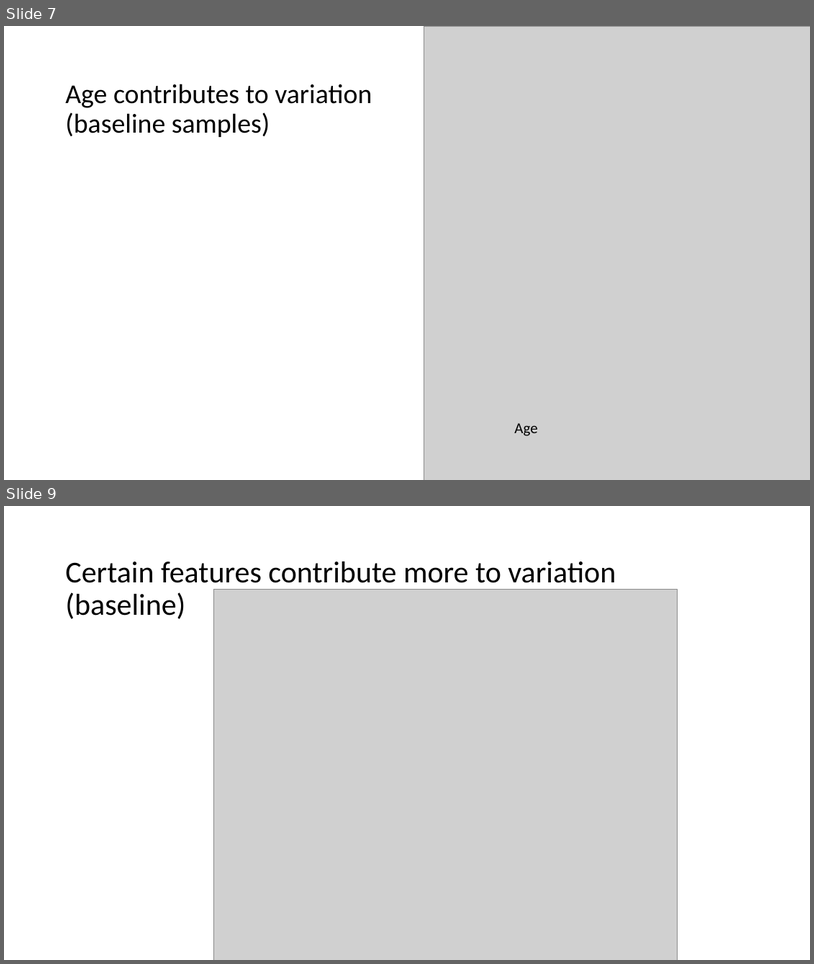
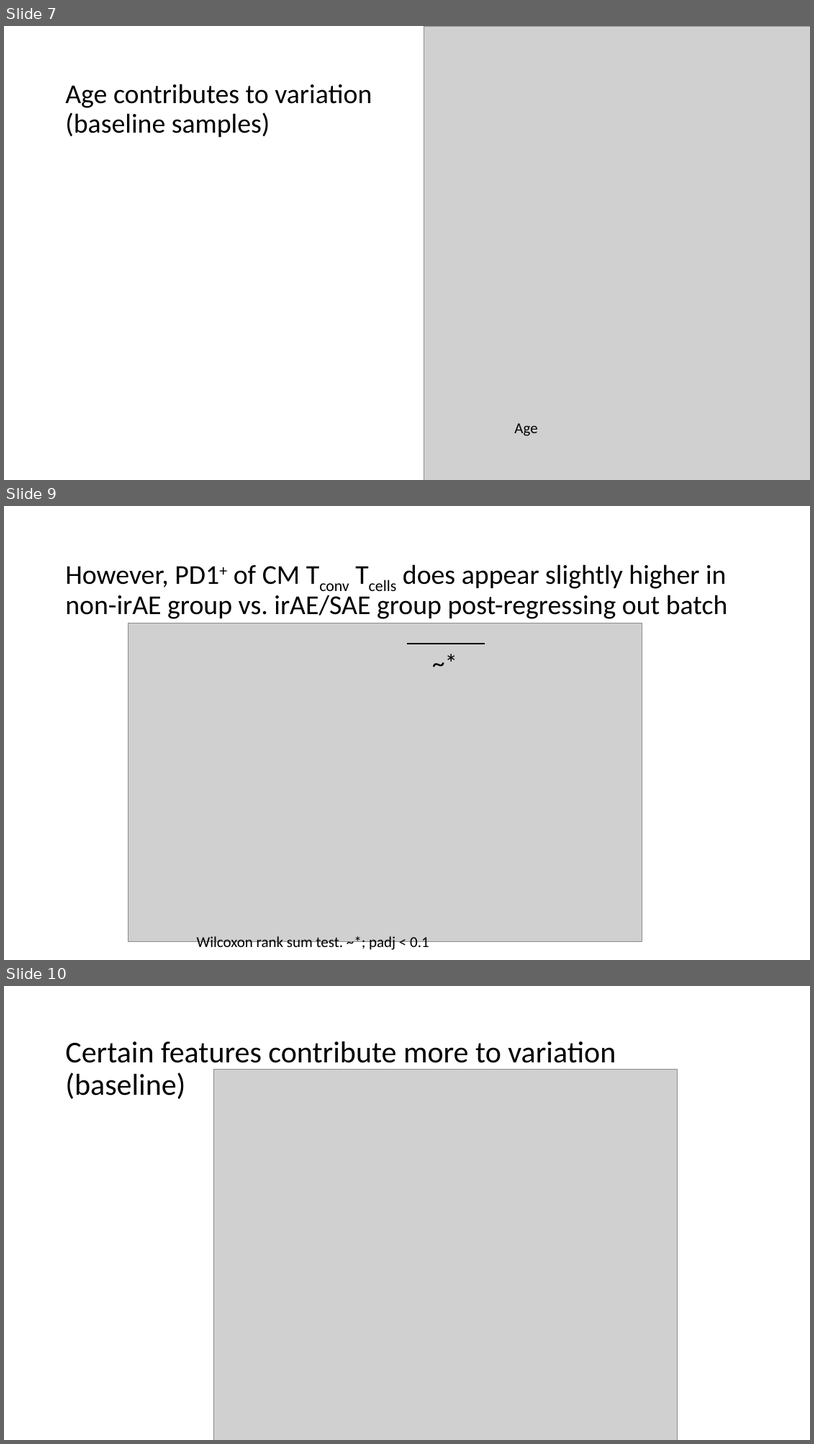
Before and after one commit to tybottorff/bottorffdocs, a slide deck: presentations/NCI_talks/2024_10_23.pptx. Shown one above the other, each under a label of ours: slides 7 and 9 before the commit, slides 7, 9 and 10 after it; the slides between them are not shown. The pictures are 814x964 and 814x1444 pixels, drawn with LibreOffice and Linux fonts; fonts in the diff are those of the drawing; grey boxes stand for pictures. Boxes give left, top, right and bottom in pixels: in the first picture for what was removed or moved away, otherwise in the second. Text is boxed around its words. In the diff, an @@ line names an element or a change of style, - is before the commit and + after.

```diff
--- a/presentations/NCI_talks/2024_10_23.pptx
+++ b/presentations/NCI_talks/2024_10_23.pptx
@@ slide 9 added at [4, 506, 810, 960], background #FFFFFF @@
@@ title added at [65, 564, 728, 619], 32.4 pt, text #000000 @@
+However, PD1+ of CM Tconv Tcells does appear slightly higher in non-irAE group vs. irAE/SAE group post-regressing out batch
@@ picture added at [129, 623, 643, 942] @@
@@ line added from (407, 644) to (485, 644), #000000 1.5 pt @@
@@ text added at [427, 644, 478, 681], 30 pt, text #000000 @@
+~*
@@ text added at [197, 936, 430, 952], 18 pt, text #000000 @@
+Wilcoxon rank sum test. ~*; padj < 0.1
@@ what was slide 9 is now slide 10 @@
```
Also in this commit, not shown: 2 slides changed, 1 other slide added.
